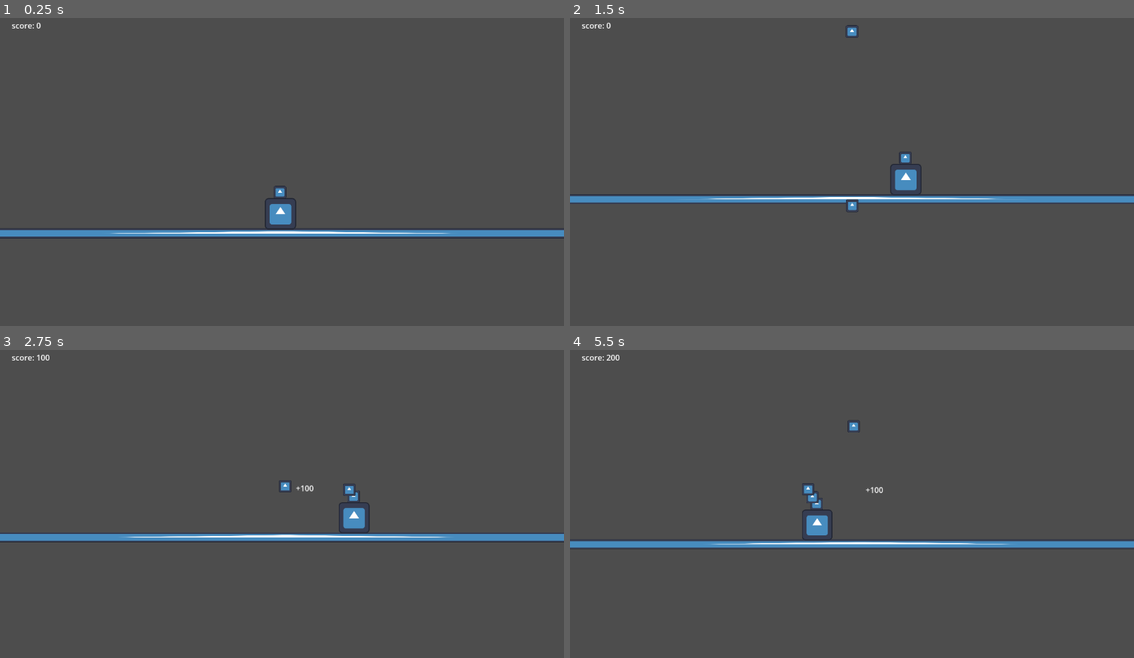
Above: before the commit, frames 1-4 (two rows, left to right).
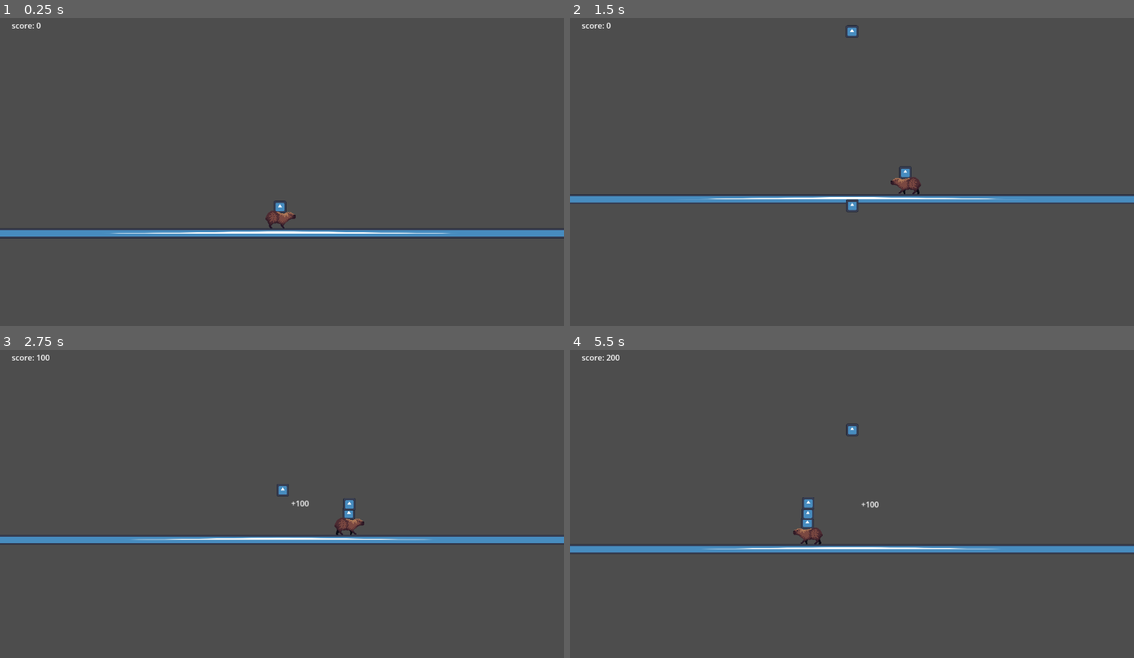
Above: after the commit, the same moments.

Repository: Nemo115/capybara_game
Game: Godot game, scene res://scenes/rigidbody_test_scene.tscn
Same seed, same stepped clock (60 frames per second), same inputs: the game is played once before the commit and once after it. Before the commit the project has no main scene; this scene is started directly in both runs. The engine's default icon, where the game draws it, is replaced by a stand-in: a white triangle on a blue panel in a dark square.
Inputs:
- Up to frame 1 (0.25 s): no input
- Up to frame 2 (1.5 s): hold D (right) 0.53-1.28 s; tap Space (spawn) at 0.6, 1.35 s; hold A (left) from 1.28 s (still down)
- Up to frame 3 (2.75 s): release A (left) at 2.03 s; hold D (right) from 2.03 s (still down); tap Space (spawn) at 2.1 s
- Up to frame 4 (5.5 s): tap Space (spawn) every 0.75 s from 2.85 to 5.1 s; release D (right) at 3.53 s; hold A (left) from 3.53 s (still down)

The runs differ from the first frame. In frame 1, 0.4% of the frame differs, in the area x 46-53%, y 54-69%; in frame 2, 0.4%; in frame 3, 3.2%; in frame 4, 4.9%, in the area x 0-100%, y 22-67%.

Commit message:
player control & sprite

Diff:
--- a/project.godot
+++ b/project.godot
@@ -11,6 +11,7 @@
 [application]
 
 config/name="capybara_game"
+run/main_scene="res://scenes/rigidbody_test_scene.tscn"
 config/features=PackedStringArray("4.3", "Mobile")
 config/icon="res://icon.svg"
 
--- a/scenes/capybara.tscn
+++ b/scenes/capybara.tscn
@@ -1,18 +1,165 @@
-[gd_scene load_steps=4 format=3 uid="uid://ltyh411b2im2"]
+[gd_scene load_steps=23 format=3 uid="uid://ltyh411b2im2"]
 
 [ext_resource type="Script" path="res://scripts/capybara.gd" id="1_kmshi"]
-[ext_resource type="Texture2D" uid="uid://bmidkq0n1526n" path="res://icon.svg" id="2_cfevk"]
+[ext_resource type="Texture2D" uid="uid://du7otuscp1piw" path="res://assets/sprites/charlieTheCapybaraAnimationSheet.png" id="2_g02me"]
 
-[sub_resource type="RectangleShape2D" id="RectangleShape2D_ha88t"]
-size = Vector2(60, 60)
+[sub_resource type="AtlasTexture" id="AtlasTexture_c1i0n"]
+atlas = ExtResource("2_g02me")
+region = Rect2(0, 64, 64, 64)
+
+[sub_resource type="AtlasTexture" id="AtlasTexture_lwif0"]
+atlas = ExtResource("2_g02me")
+region = Rect2(64, 64, 64, 64)
+
+[sub_resource type="AtlasTexture" id="AtlasTexture_dmev7"]
+atlas = ExtResource("2_g02me")
+region = Rect2(128, 64, 64, 64)
+
+[sub_resource type="AtlasTexture" id="AtlasTexture_iipe6"]
+atlas = ExtResource("2_g02me")
+region = Rect2(192, 64, 64, 64)
+
+[sub_resource type="AtlasTexture" id="AtlasTexture_wswda"]
+atlas = ExtResource("2_g02me")
+region = Rect2(256, 64, 64, 64)
+
+[sub_resource type="AtlasTexture" id="AtlasTexture_64oei"]
+atlas = ExtResource("2_g02me")
+region = Rect2(320, 64, 64, 64)
+
+[sub_resource type="AtlasTexture" id="AtlasTexture_kr5li"]
+atlas = ExtResource("2_g02me")
+region = Rect2(384, 64, 64, 64)
+
+[sub_resource type="AtlasTexture" id="AtlasTexture_l8hky"]
+atlas = ExtResource("2_g02me")
+region = Rect2(448, 64, 64, 64)
+
+[sub_resource type="AtlasTexture" id="AtlasTexture_mrrrp"]
+atlas = ExtResource("2_g02me")
+region = Rect2(128, 512, 64, 64)
+
+[sub_resource type="AtlasTexture" id="AtlasTexture_t768v"]
+atlas = ExtResource("2_g02me")
+region = Rect2(192, 512, 64, 64)
+
+[sub_resource type="AtlasTexture" id="AtlasTexture_yu7so"]
+atlas = ExtResource("2_g02me")
+region = Rect2(256, 512, 64, 64)
+
+[sub_resource type="AtlasTexture" id="AtlasTexture_8ps2p"]
+atlas = ExtResource("2_g02me")
+region = Rect2(320, 512, 64, 64)
+
+[sub_resource type="AtlasTexture" id="AtlasTexture_s3a41"]
+atlas = ExtResource("2_g02me")
+region = Rect2(384, 512, 64, 64)
+
+[sub_resource type="AtlasTexture" id="AtlasTexture_xeoi5"]
+atlas = ExtResource("2_g02me")
+region = Rect2(448, 512, 64, 64)
+
+[sub_resource type="AtlasTexture" id="AtlasTexture_gejg8"]
+atlas = ExtResource("2_g02me")
+region = Rect2(0, 512, 64, 64)
+
+[sub_resource type="AtlasTexture" id="AtlasTexture_byyg4"]
+atlas = ExtResource("2_g02me")
+region = Rect2(64, 512, 64, 64)
+
+[sub_resource type="SpriteFrames" id="SpriteFrames_6dg7h"]
+animations = [{
+"frames": [{
+"duration": 1.0,
+"texture": SubResource("AtlasTexture_c1i0n")
+}, {
+"duration": 1.0,
+"texture": SubResource("AtlasTexture_lwif0")
+}, {
+"duration": 1.0,
+"texture": SubResource("AtlasTexture_dmev7")
+}, {
+"duration": 1.0,
+"texture": SubResource("AtlasTexture_iipe6")
+}, {
+"duration": 1.0,
+"texture": SubResource("AtlasTexture_wswda")
+}, {
+"duration": 1.0,
+"texture": SubResource("AtlasTexture_64oei")
+}, {
+"duration": 1.0,
+"texture": SubResource("AtlasTexture_kr5li")
+}, {
+"duration": 1.0,
+"texture": SubResource("AtlasTexture_l8hky")
+}],
+"loop": true,
+"name": &"default",
+"speed": 5.0
+}, {
+"frames": [{
+"duration": 1.0,
+"texture": SubResource("AtlasTexture_mrrrp")
+}, {
+"duration": 1.0,
+"texture": SubResource("AtlasTexture_t768v")
+}, {
+"duration": 1.0,
+"texture": SubResource("AtlasTexture_yu7so")
+}, {
+"duration": 1.0,
+"texture": SubResource("AtlasTexture_8ps2p")
+}, {
+"duration": 1.0,
+"texture": SubResource("AtlasTexture_s3a41")
+}, {
+"duration": 1.0,
+"texture": SubResource("AtlasTexture_xeoi5")
+}, {
+"duration": 1.0,
+"texture": SubResource("AtlasTexture_gejg8")
+}, {
+"duration": 1.0,
+"texture": SubResource("AtlasTexture_byyg4")
+}],
+"loop": true,
+"name": &"walk",
+"speed": 6.0
+}]
+
+[sub_resource type="CapsuleShape2D" id="CapsuleShape2D_nxh3v"]
+radius = 12.3325
+height = 42.723
+
+[sub_resource type="CapsuleShape2D" id="CapsuleShape2D_c238u"]
+radius = 8.91771
+
+[sub_resource type="RectangleShape2D" id="RectangleShape2D_0h2dl"]
+size = Vector2(31, 10)
 
 [node name="capybara" type="CharacterBody2D"]
 motion_mode = 1
 script = ExtResource("1_kmshi")
 
-[node name="Sprite2D" type="Sprite2D" parent="."]
-scale = Vector2(0.5, 0.5)
-texture = ExtResource("2_cfevk")
+[node name="AnimatedSprite2D" type="AnimatedSprite2D" parent="."]
+z_index = 5
+texture_filter = 1
+position = Vector2(0, -24)
+sprite_frames = SubResource("SpriteFrames_6dg7h")
+autoplay = "default"
 
-[node name="CollisionShape2D" type="CollisionShape2D" parent="."]
-shape = SubResource("RectangleShape2D_ha88t")
+[node name="CollisionShape2DBody" type="CollisionShape2D" parent="."]
+position = Vector2(-7, -21)
+rotation = -1.34383
+shape = SubResource("CapsuleShape2D_nxh3v")
+
+[node name="CollisionShape2DHead" type="CollisionShape2D" parent="."]
+position = Vector2(19, -24)
+rotation = -1.49916
+scale = Vector2(1, 0.759972)
+shape = SubResource("CapsuleShape2D_c238u")
+
+[node name="CollisionShape2DFeet" type="CollisionShape2D" parent="."]
+position = Vector2(-6.5, -5)
+shape = SubResource("RectangleShape2D_0h2dl")
--- a/scenes/rigidbody_test_scene.tscn
+++ b/scenes/rigidbody_test_scene.tscn
@@ -73,7 +73,7 @@
 [node name="spawner" parent="." instance=ExtResource("4_f31pa")]
 
 [node name="capybara" parent="." instance=ExtResource("6_t28de")]
-position = Vector2(565, 604)
+position = Vector2(565, 625)
 
 [node name="tower" parent="capybara" node_paths=PackedStringArray("obj_tower") instance=ExtResource("5_fs2ga")]
 position = Vector2(-566, -615)
--- a/scripts/camera.gd
+++ b/scripts/camera.gd
@@ -43,6 +43,24 @@
 
 	return Vector2(center_coord.x, center_coord.y - (screen_height/2) - offset)
 
+#Calculate the horizontal boundary of the camera in the negative x
+#Used by player_controller.gd to limit movement
+func calculate_boundary_left(offset: float = 0) -> Vector2:
+	var center_coord: Vector2 = get_screen_center_position()
+	var screen_height: float = get_viewport_rect().size.y / zoom.y
+	var screen_width: float = get_viewport_rect().size.x / zoom.x
+
+	return Vector2(center_coord.x - (screen_width/2) - offset, center_coord.y)
+
+#Calculate the horizontal boundary of the camera in the positive x
+#Used by player_controller.gd to limit movement
+func calculate_boundary_right(offset: float = 0) -> Vector2:
+	var center_coord: Vector2 = get_screen_center_position()
+	var screen_height: float = get_viewport_rect().size.y / zoom.y
+	var screen_width: float = get_viewport_rect().size.x / zoom.y
+
+	return Vector2(center_coord.x + (screen_width/2) + offset, center_coord.y)
+
 func zoom_out():
 	var tween: Tween = get_tree().create_tween()
 	tween.tween_property(self, "zoom", clamp(zoom - Vector2(0.01, 0.01), Vector2(0.45, 0.45), zoom), 0.5)
--- a/scripts/capybara.gd
+++ b/scripts/capybara.gd
@@ -3,6 +3,8 @@
 
 @export var move_speed: float = 200
 @export var friction: float = 2.5
+
+@onready var animated_sprite = $AnimatedSprite2D
 
 func _ready() -> void:
 	pass
@@ -10,9 +12,28 @@
 func _physics_process(delta: float) -> void:
 	##Movement Controls
 	var direction = Input.get_axis("left", "right")
+	var camera = Globals.camera
+
+	# Flip the sprite and play animation
+	if direction > 0:
+		animated_sprite.play("walk")
+		animated_sprite.flip_h = false
+	elif direction < 0:
+		animated_sprite.play("walk")
+		animated_sprite.flip_h = true
+	else:
+		animated_sprite.play("default")
+
+	#Apply movement
 	if direction:
 		velocity = transform.x * direction * move_speed
 	else:
 		velocity.x = lerp(velocity.x, direction * move_speed, delta * friction)
 
+	#If camera border reached stop movement
+	if (position.x + velocity.x) > camera.calculate_boundary_right(70).x or (
+		position.x + velocity.x) < camera.calculate_boundary_left(70).x:
+		velocity.x = 0
+
+
 	move_and_slide()
Binary file added: assets/sprites/charlieTheCapybaraAnimationSheet.png
Not shown, added: assets/sprites/charlieTheCapybaraAnimationSheet.png.import
